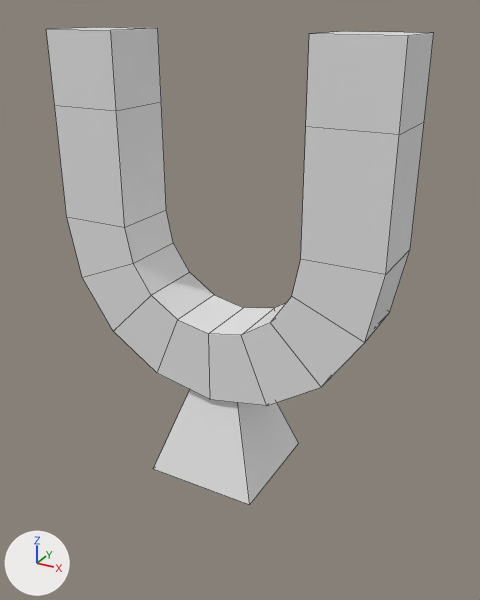
The Blender file Assets/Meshes/Magnet.blend as it was, and as the next commit left it.
Rendered twice from a 50 mm camera at (1.82, -3.14, 1.98) aimed at (0.06, 0.05, 0.39). Every picture has the same lights, and +X, +Y and +Z are marked at lower left. Mesh edges are drawn as thin lines.

Names of what the first picture shows: 'Magnet', 'Stand'.
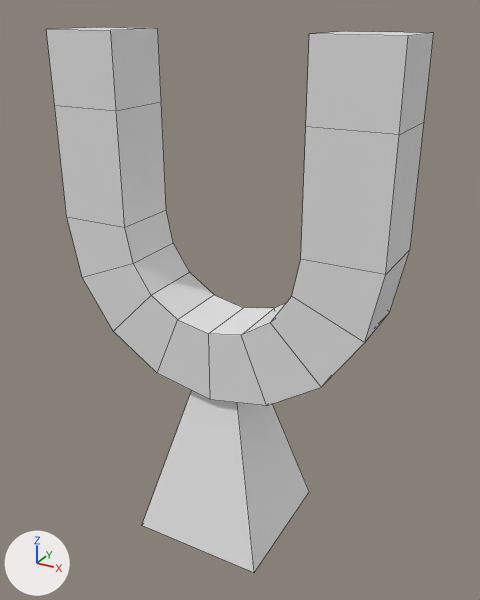
Commit message: Magnet fixed

What differs and where, as boxes [x1, y1, x2, y2] in the pictures (480 x 600 px):
```json
{"object": "Stand", "change": "reshaped", "before": [154, 390, 298, 505], "after": [142, 391, 309, 572]}
```

The change, as JSON lines over the scene's bpy script:
```json
{"block": "me_cube", "where": "me_cube.from_pydata(...)  # 8 vertices, 4 faces; spans x -0.352..0.352, y -0.352..0.352, z -0.141..0.545"}
{"block": "me_cube", "where": "# used by ob_stand; location = (0.0, 0.0, -0.588)"}
{"block": "me_cube", "change": "me_cube part 1"}
{"op": "set", "path": "me_cube.vertices[0].co", "old": "(-0.352, -0.352, -0.141)", "new": "(-0.422, -0.422, -0.58)", "note": "pixel (153, 468) -> pixel (141, 525)"}
{"op": "set", "path": "me_cube.vertices[2].co", "old": "(-0.352, 0.352, -0.141)", "new": "(-0.422, 0.422, -0.58)"}
{"op": "set", "path": "me_cube.vertices[4].co", "old": "(0.352, -0.352, -0.141)", "new": "(0.422, -0.422, -0.58)", "note": "pixel (249, 504) -> pixel (254, 572)"}
{"op": "set", "path": "me_cube.vertices[6].co", "old": "(0.352, 0.352, -0.141)", "new": "(0.422, 0.422, -0.58)", "note": "pixel (298, 443) -> pixel (309, 491)"}
```
